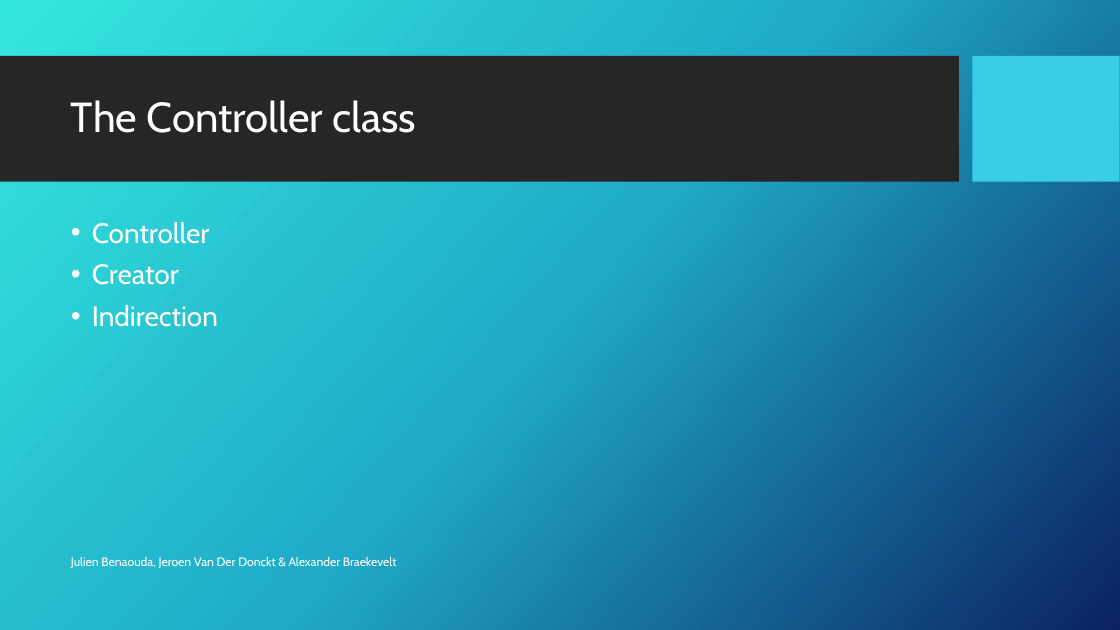
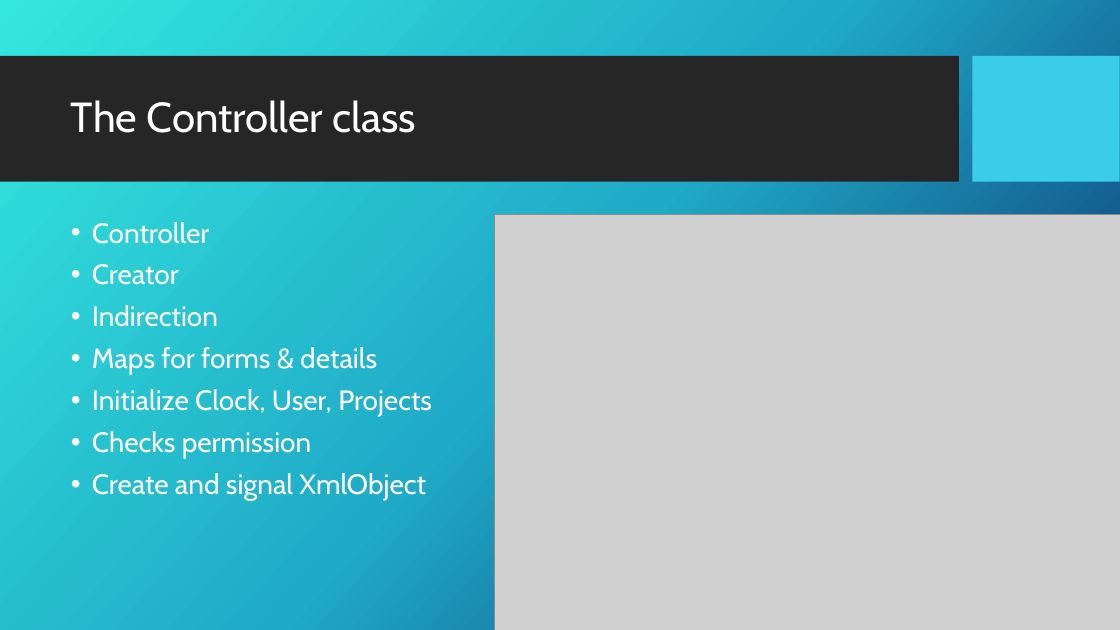
Before and after one commit to julienbenaouda/projectJJA, a slide deck: slide 7 of presentation/Presentation Taskman.pptx. Drawn at 1120x630 pixels with LibreOffice and Linux fonts; fonts in the diff are those of the drawing; grey boxes stand for pictures; background and template pictures are left out. Boxes give left, top, right and bottom in pixels: in the first picture for what was removed or moved away, otherwise in the second. Text is boxed around its words. In the diff, an @@ line names an element or a change of style, - is before the commit and + after.

```diff
--- a/presentation/Presentation Taskman.pptx
+++ b/presentation/Presentation Taskman.pptx
@@ picture added at (494, 215, 1120, 630) @@
@@ text at (92, 347, 432, 500): paragraphs added @@
+• Maps for forms & details
+• Initialize Clock, User, Projects
+• Checks permission
+• Create and signal XmlObject
@@ text removed at (71, 557, 396, 568) @@
-Julien Benaouda, Jeroen Van Der Donckt & Alexander Braekevelt
```
Also in this commit, not shown: 6 other slides changed, 4 slides added, 3 other files.
